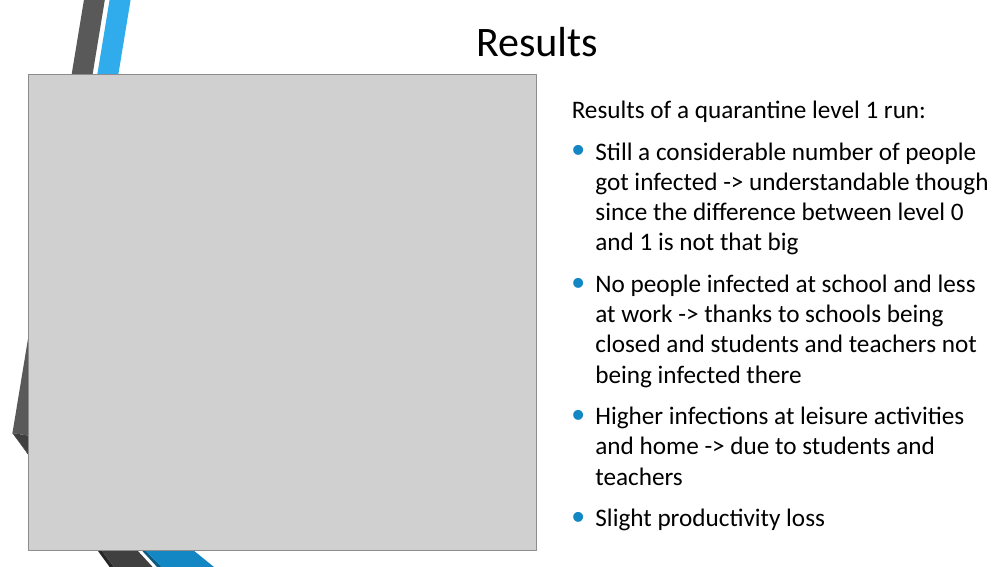
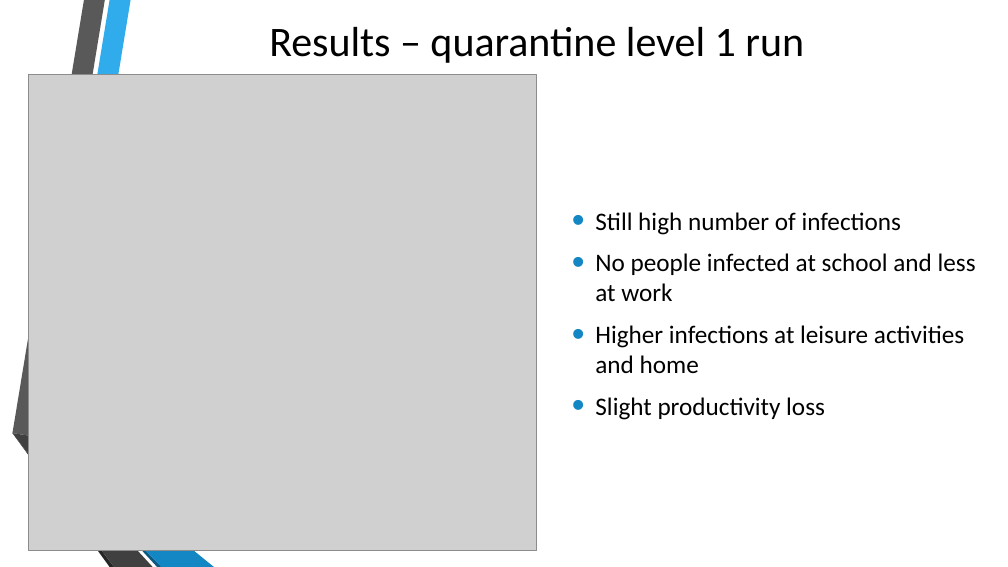
Before and after one commit to gpisanelli/EpiDEMExtended, a slide deck: slide 12 of docs/EpiDEMExtendedPresentation.pptx (slide 13 before the commit). Drawn at 1008x567 pixels with LibreOffice and Linux fonts; fonts in the diff are those of the drawing; grey boxes stand for pictures; background and template pictures are left out. Boxes give left, top, right and bottom in pixels: in the first picture for what was removed or moved away, otherwise in the second. Text is boxed around its words. In the diff, an @@ line names an element or a change of style, - is before the commit and + after.

```diff
--- a/docs/EpiDEMExtendedPresentation.pptx
+++ b/docs/EpiDEMExtendedPresentation.pptx
@@ title at <box>269,27,804,63</box>: text changed @@
-Results
+Results – quarantine level 1 run
@@ text at <box>595,212,976,373</box>: text changed @@
-Results of a quarantine level 1 run:
-• Still a considerable number of people got infected -> understandable though since the difference between level 0 and 1 is not that big
-• No people infected at school and less at work -> thanks to schools being closed and students and teachers not being infected there
-• Higher infections at leisure activities and home -> due to students and teachers
+• Still high number of infections
+• No people infected at school and less at work
+• Higher infections at leisure activities and home
```
Also in this commit, not shown: 14 other slides changed, 1 slide removed.
